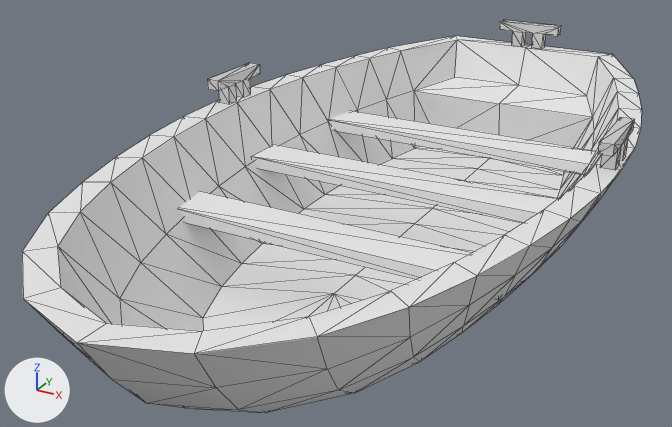
Renders of the glTF model assets/models/maps/docks/Dock_Boat_A_1.gltf from each side of a commit.
Before and after are seen from a 50 mm lens placed at (1.49, -3.15, 1.74), pointed at (-0.17, -0.14, 0.23). The lights are fixed; the arrows at lower left show +X, +Y and +Z. The older version comes first. Mesh edges are drawn as thin lines.

In view in the first picture: 'Dock_Boat_A_1'.
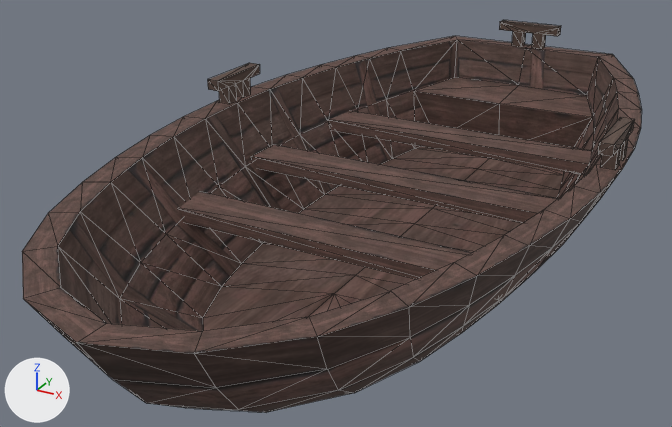
Where the change shows, as pixel boxes (x1, y1, x2, y2) in the pictures (672 x 427 px):
```json
{"object": "Dock_Boat_A_1", "change": "surface changed", "before": [22, 20, 642, 412], "after": [22, 20, 642, 412], "on screen": "white to brown"}
```

Edits to the scene script, one JSON object a line:
```json
{"op": "add", "block": "img_docktrim_normal", "code": ["img_docktrim_normal = load_image('DockTrim_Normal', 'DockTrim_Normal.jpg', 1024, 1024, 'Non-Color')"]}
{"op": "add", "block": "img_docktrim_diffuse", "code": ["img_docktrim_diffuse = load_image('DockTrim_Diffuse', 'DockTrim_Diffuse.jpg', 1024, 1024, 'sRGB')"]}
{"op": "add", "block": "img_boattrim_diffuse", "code": ["img_boattrim_diffuse = load_image('BoatTrim_Diffuse', 'BoatTrim_Diffuse.jpg', 1024, 1024, 'sRGB')"]}
{"op": "add", "block": "img_boattrim_normal", "code": ["img_boattrim_normal = load_image('BoatTrim_Normal', 'BoatTrim_Normal.jpg', 1024, 1024, 'Non-Color')"]}
{"block": "mat_boattrim_mat", "where": "n0 = _N.new('ShaderNodeBsdfPrincipled'); n0.name = 'Principled BSDF'"}
{"op": "set", "path": "n0.inputs[2].default_value", "old": "1.0", "new": "0.85", "note": "'Roughness'"}
{"op": "add", "block": "mat_boattrim_mat", "code": "n2 = _N.new('ShaderNodeTexImage'); n2.name = 'Image Texture'"}
{"op": "add", "block": "mat_boattrim_mat", "code": "n2.image = img_boattrim_diffuse"}
{"op": "add", "block": "mat_boattrim_mat", "code": "n3 = _N.new('ShaderNodeNormalMap'); n3.name = 'Normal Map'"}
{"op": "add", "block": "mat_boattrim_mat", "code": "n3.uv_map = 'UVMap'"}
{"op": "add", "block": "mat_boattrim_mat", "code": "n4 = _N.new('ShaderNodeTexImage'); n4.name = 'Image Texture.001'"}
{"op": "add", "block": "mat_boattrim_mat", "code": "n4.image = img_boattrim_normal"}
{"op": "add", "block": "mat_boattrim_mat", "code": "_L.new(n2.outputs[0], n0.inputs[0])  # 'Color' to 'Base Color'"}
{"op": "add", "block": "mat_boattrim_mat", "code": "_L.new(n3.outputs[0], n0.inputs[5])  # 'Normal' to 'Normal'"}
{"op": "add", "block": "mat_boattrim_mat", "code": "_L.new(n4.outputs[0], n3.inputs[1])  # 'Color' to 'Color'"}
{"block": "mat_docktrim_mat", "where": "n0 = _N.new('ShaderNodeBsdfPrincipled'); n0.name = 'Principled BSDF'"}
{"op": "remove", "block": "mat_docktrim_mat", "code": "n0.inputs[1].default_value = 1.0  # 'Metallic'"}
{"op": "set", "path": "n0.inputs[2].default_value", "old": "1.0", "new": "0.85", "note": "'Roughness'"}
{"op": "add", "block": "mat_docktrim_mat", "code": "n2 = _N.new('ShaderNodeTexImage'); n2.name = 'Image Texture'"}
{"op": "add", "block": "mat_docktrim_mat", "code": "n2.image = img_docktrim_diffuse"}
{"op": "add", "block": "mat_docktrim_mat", "code": "n3 = _N.new('ShaderNodeNormalMap'); n3.name = 'Normal Map'"}
{"op": "add", "block": "mat_docktrim_mat", "code": "n3.uv_map = 'UVMap'"}
{"op": "add", "block": "mat_docktrim_mat", "code": "n4 = _N.new('ShaderNodeTexImage'); n4.name = 'Image Texture.001'"}
{"op": "add", "block": "mat_docktrim_mat", "code": "n4.image = img_docktrim_normal"}
{"op": "add", "block": "mat_docktrim_mat", "code": "_L.new(n2.outputs[0], n0.inputs[0])  # 'Color' to 'Base Color'"}
{"op": "add", "block": "mat_docktrim_mat", "code": "_L.new(n3.outputs[0], n0.inputs[5])  # 'Normal' to 'Normal'"}
{"op": "add", "block": "mat_docktrim_mat", "code": "_L.new(n4.outputs[0], n3.inputs[1])  # 'Color' to 'Color'"}
```
